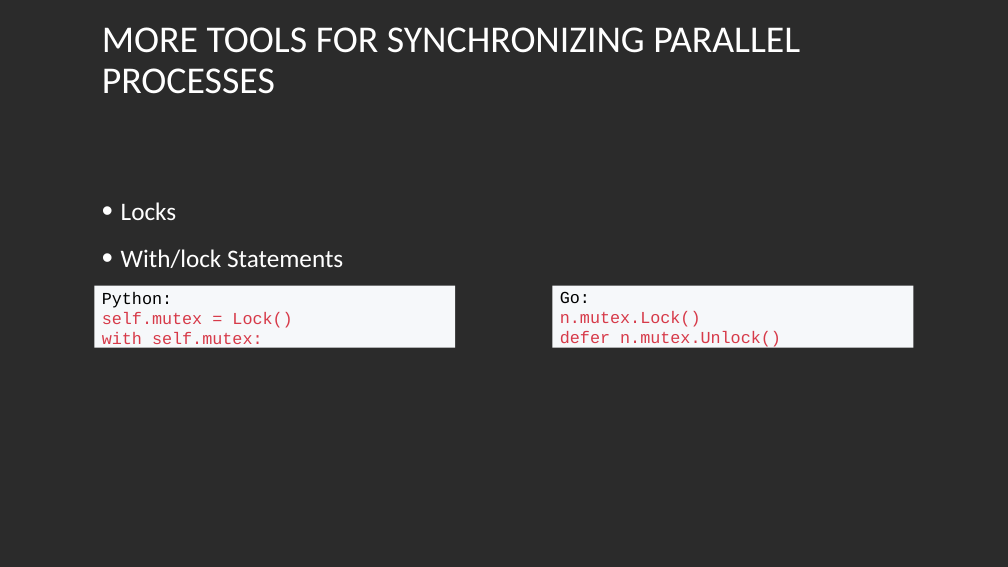
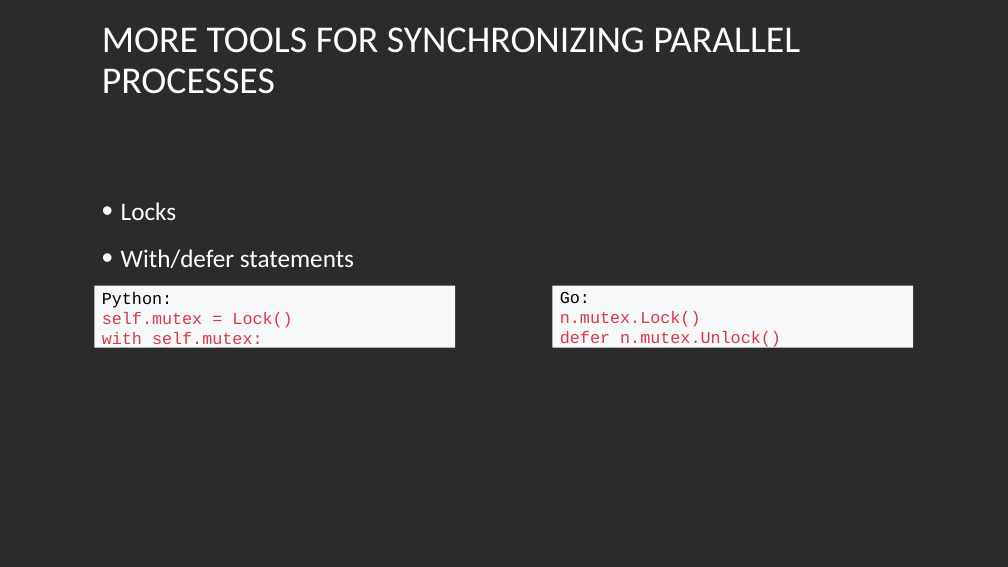
Before and after one commit to LukasKiederle/seminar-compare-go, a slide deck: slide 7 of Comparing Raft algorithm in go and Python.pptx. Drawn at 1008x567 pixels with LibreOffice and Linux fonts; fonts in the diff are those of the drawing; background and template pictures are left out; a plain dark background stands for a picture behind light text. Boxes give left, top, right and bottom in pixels: in the first picture for what was removed or moved away, otherwise in the second. Text is boxed around its words. In the diff, an @@ line names an element or a change of style, - is before the commit and + after.

Commit message:
updated presentation

```diff
--- a/Comparing Raft algorithm in go and Python.pptx
+++ b/Comparing Raft algorithm in go and Python.pptx
@@ text at (x1=121, y1=249, x2=354, y2=268): text changed @@
-• With/lock Statements
+• With/defer statements
```
Also in this commit, not shown: 2 other slides changed.
